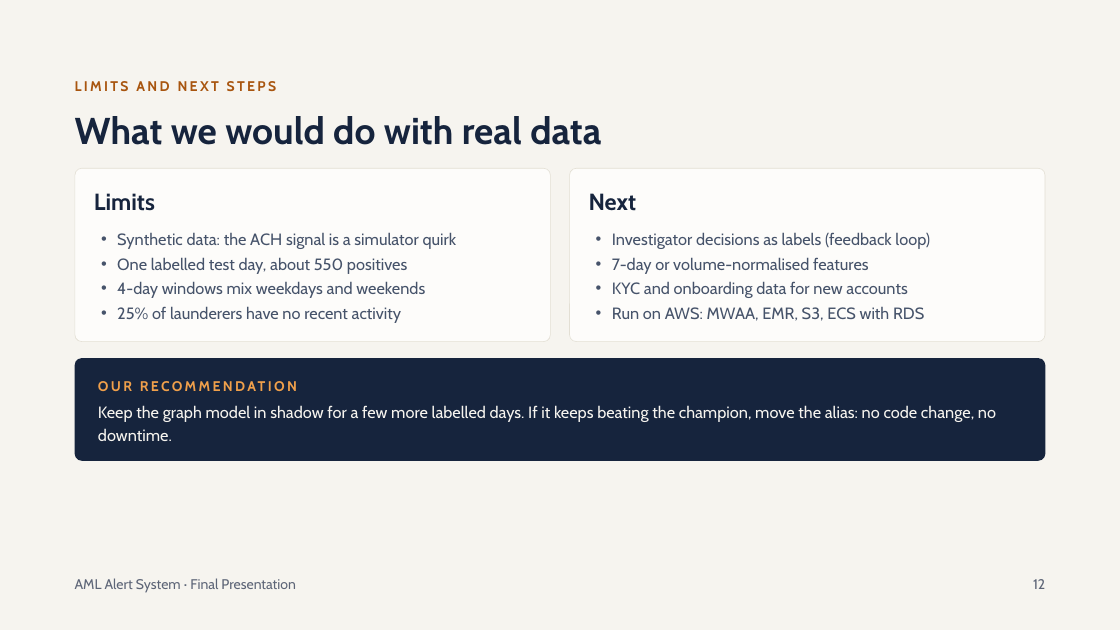
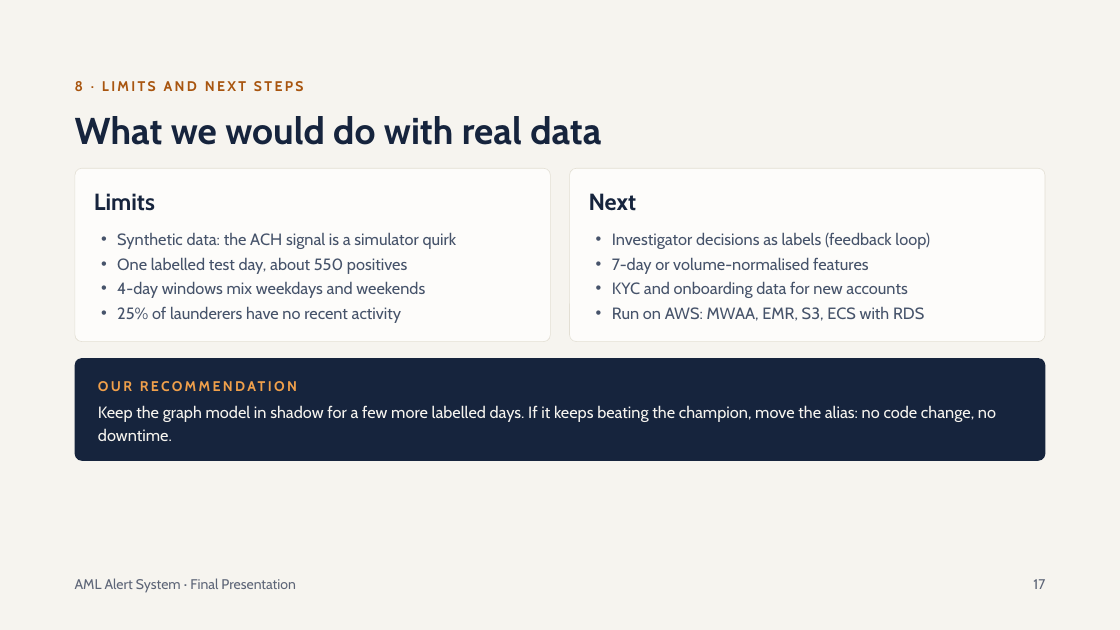
Before and after one commit to Alekhya-koda/Anti-Money-Laundering, a slide deck: slide 17 of reports/AML Alert System Final Presentation.pptx (slide 12 before the commit). Drawn at 1120x630 pixels with LibreOffice and Linux fonts; fonts in the diff are those of the drawing. Boxes give left, top, right and bottom in pixels: in the first picture for what was removed or moved away, otherwise in the second. Text is boxed around its words. In the diff, an @@ line names an element or a change of style, - is before the commit and + after.

```diff
--- a/reports/AML Alert System Final Presentation.pptx
+++ b/reports/AML Alert System Final Presentation.pptx
@@ text at <box>75,81,304,91</box>: text changed @@
-LIMITS AND NEXT STEPS
+8 · LIMITS AND NEXT STEPS
@@ text at <box>1033,579,1045,589</box>: text changed @@
-12
+17
```
Also in this commit, not shown: 10 other slides changed, 5 slides added, 5 other files.
